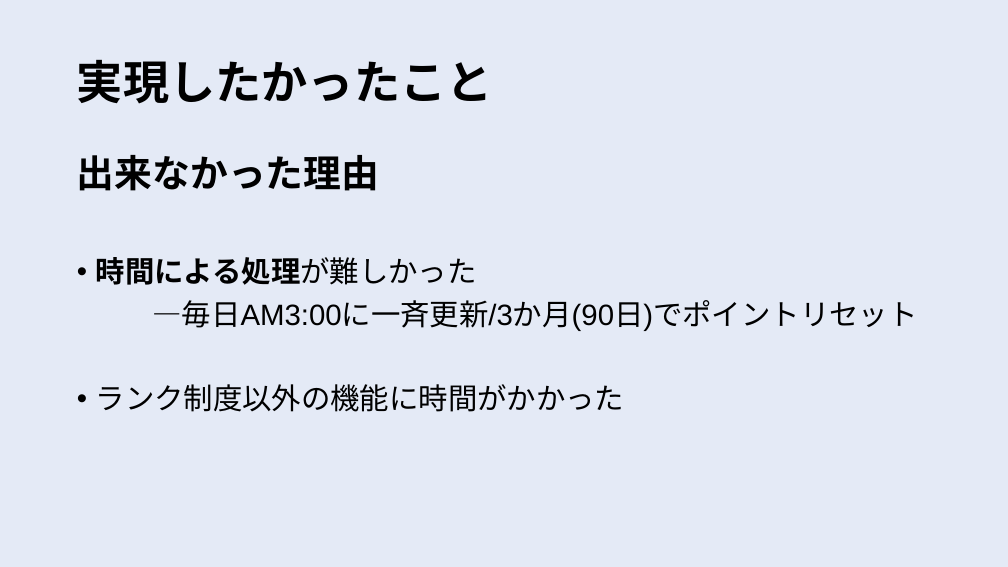
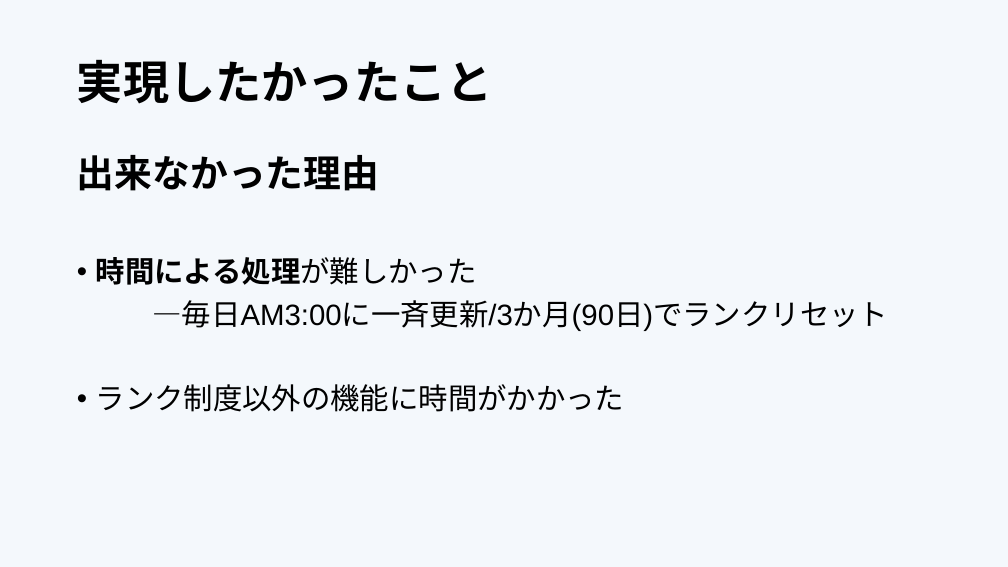
Before and after one commit to dojo2023/E-4, a slide deck: slide 20 of 共有用フォルダー/E4_そばうどん.pptx. Drawn at 1008x567 pixels with LibreOffice and Linux fonts; fonts in the diff are those of the drawing. Boxes give left, top, right and bottom in pixels: in the first picture for what was removed or moved away, otherwise in the second. Text is boxed around its words. In the diff, an @@ line names an element or a change of style, - is before the commit and + after.

```diff
--- a/共有用フォルダー/E4_そばうどん.pptx
+++ b/共有用フォルダー/E4_そばうどん.pptx
@@ background #8FAADC at 24% opacity to #BDD7EE at 16% opacity @@
@@ text at [152, 300, 888, 331]: text changed @@
-―毎日AM3:00に一斉更新/3か月(90日)でポイントリセット
+―毎日AM3:00に一斉更新/3か月(90日)でランクリセット
```
Also in this commit, not shown: 5 other slides changed.
